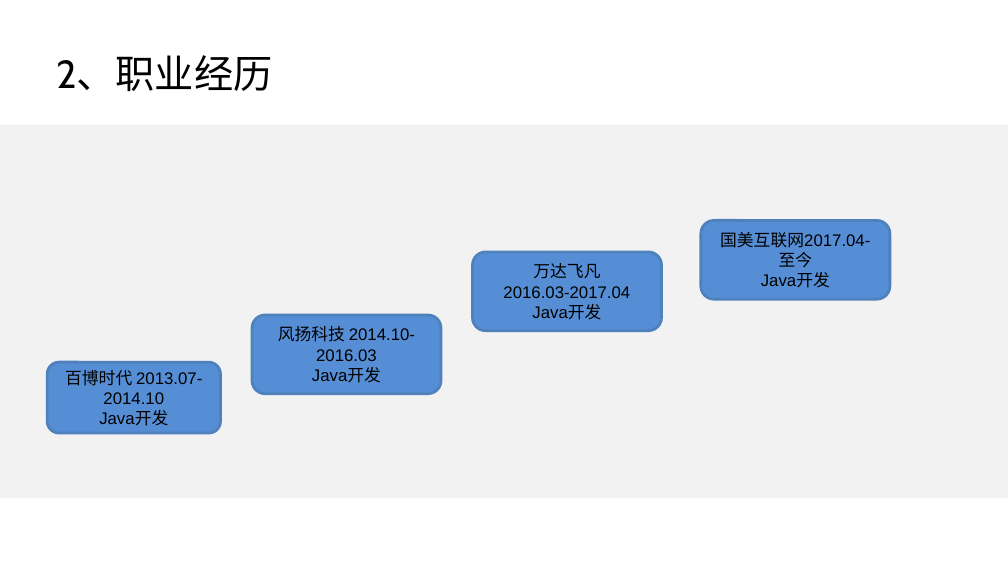
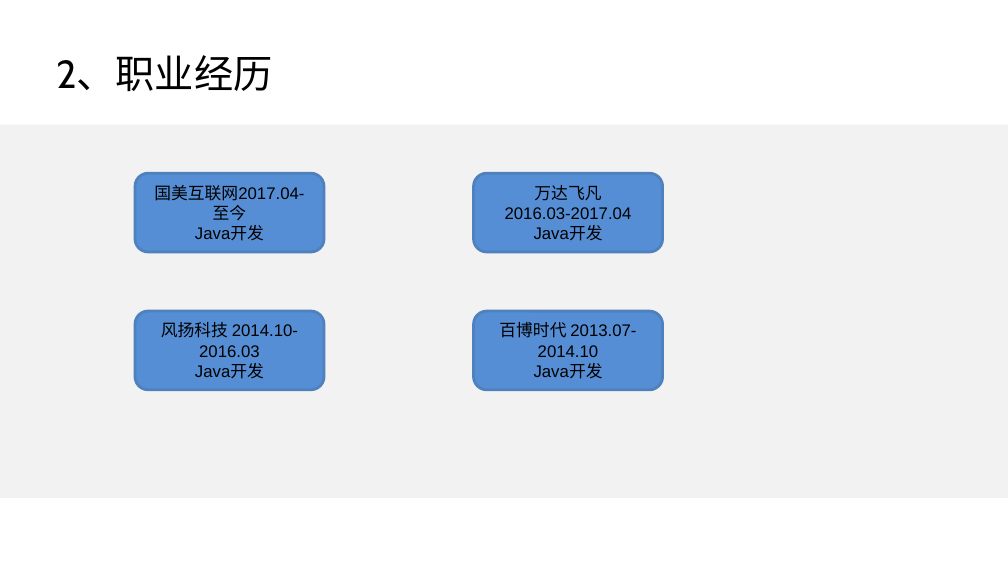
Before and after one commit to wl1990/disuser_wr, a slide deck: slide 4 of src/doc/职级评审_商城技术部-王雷.pptx. Drawn at 1008x567 pixels with LibreOffice and Linux fonts; fonts in the diff are those of the drawing; background and template pictures are left out. Boxes give left, top, right and bottom in pixels: in the first picture for what was removed or moved away, otherwise in the second. Text is boxed around its words. In the diff, an @@ line names an element or a change of style, - is before the commit and + after.

```diff
--- a/src/doc/职级评审_商城技术部-王雷.pptx
+++ b/src/doc/职级评审_商城技术部-王雷.pptx
@@ rounded rectangle "国美互联网2017.04-至今": place and size @@
-rounded rectangle "国美互联网2017.04-至今" at bbox=[701, 221, 890, 299]
+rounded rectangle "国美互联网2017.04-至今" at bbox=[135, 173, 325, 252]
@@ rounded rectangle "万达飞凡": place and size @@
-rounded rectangle "万达飞凡" at bbox=[473, 252, 662, 331]
+rounded rectangle "万达飞凡" at bbox=[474, 173, 663, 252]
@@ rounded rectangle "风扬科技 2014.10-2016.03": place and size @@
-rounded rectangle "风扬科技 2014.10-2016.03" at bbox=[252, 316, 442, 394]
+rounded rectangle "风扬科技 2014.10-2016.03" at bbox=[135, 311, 325, 390]
@@ rounded rectangle "百博时代 2013.07-2014.10": place and size @@
-rounded rectangle "百博时代 2013.07-2014.10" at bbox=[47, 362, 221, 432]
+rounded rectangle "百博时代 2013.07-2014.10" at bbox=[474, 311, 663, 390]
```
Also in this commit, not shown: 3 other slides changed.
